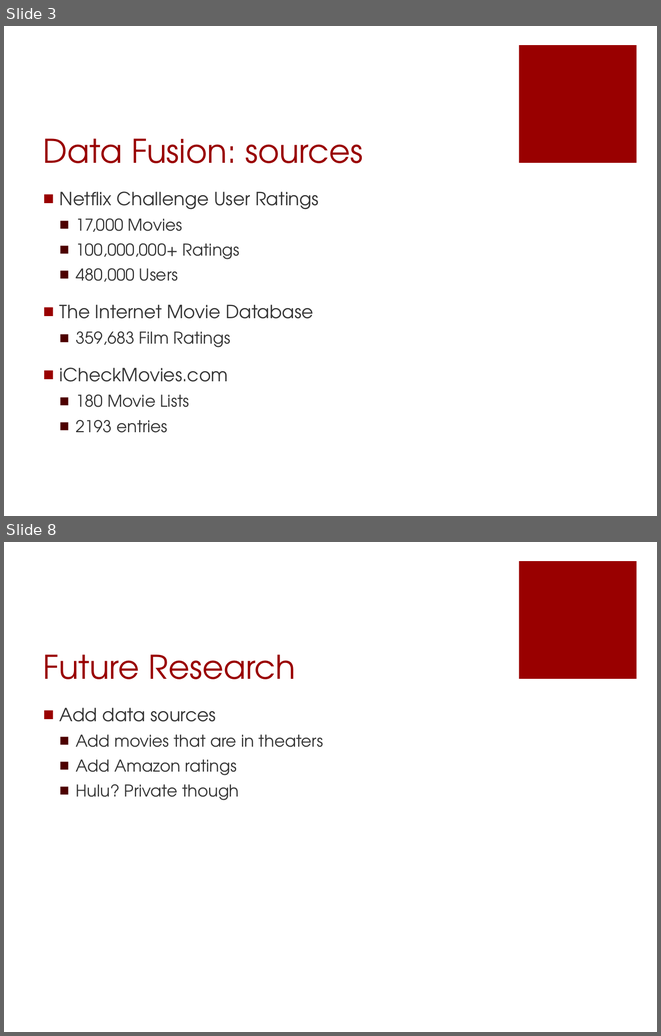
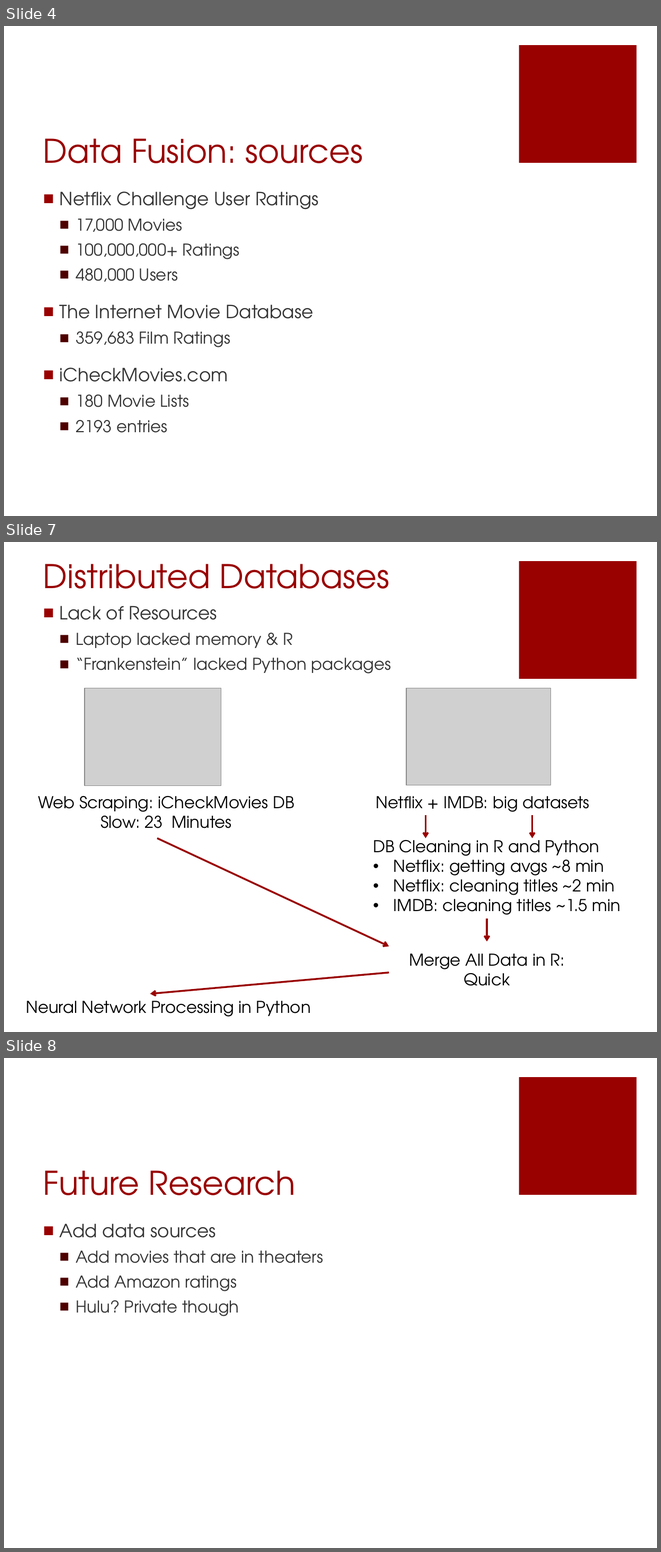
Before and after one commit to scrasmussen/euler-enigma, a slide deck: project/movieML/presentation.pptx. Shown one above the other, each under a label of ours: slides 3 and 8 before the commit, slides 4, 7 and 8 after it; the slides between them are not shown. The pictures are 661x1036 and 661x1552 pixels, drawn with LibreOffice and Linux fonts; fonts in the diff are those of the drawing; grey boxes stand for pictures. Boxes give left, top, right and bottom in pixels: in the first picture for what was removed or moved away, otherwise in the second. Text is boxed around its words. In the diff, an @@ line names an element or a change of style, - is before the commit and + after.

```diff
--- a/project/movieML/presentation.pptx
+++ b/project/movieML/presentation.pptx
@@ slide 7 added at (x1=4, y1=542, x2=657, y2=1032), background #FFFFFF; not listed: 1 template element that a slide beside it also shows @@
@@ title added at (x1=43, y1=564, x2=389, y2=589), 36 pt, text #990000 @@
+Distributed Databases
@@ text added at (x1=60, y1=606, x2=391, y2=673), 18 pt, text #333333 @@
+■ Lack of Resources
+  ■ Laptop lacked memory & R
+  ■ “Frankenstein” lacked Python packages
@@ picture added at (x1=85, y1=688, x2=221, y2=786) @@
@@ picture added at (x1=406, y1=688, x2=550, y2=785) @@
@@ text added at (x1=38, y1=796, x2=294, y2=828), 18 pt, text #000000 @@
+Web Scraping: iCheckMovies DB
+Slow: 23 Minutes
@@ text added at (x1=376, y1=796, x2=589, y2=816), 18 pt, text #000000 @@
+Netflix + IMDB: big datasets
@@ arrow added from (426, 815) to (426, 838), #990000 2 pt @@
@@ arrow added from (532, 815) to (532, 838), #990000 2 pt @@
@@ arrow added from (158, 838) to (389, 946), #990000 2 pt @@
@@ text added at (x1=373, y1=836, x2=620, y2=919), 18 pt, text #000000 @@
+DB Cleaning in R and Python
+• Netflix: getting avgs ~8 min
+• Netflix: cleaning titles ~2 min
+• IMDB: cleaning titles ~1.5 min
@@ arrow added from (486, 918) to (486, 941), #990000 2 pt @@
@@ text added at (x1=409, y1=953, x2=565, y2=986), 18 pt, text #000000 @@
+Merge All Data in R:
+Quick
@@ arrow added from (389, 972) to (150, 993), #990000 2 pt @@
@@ text added at (x1=26, y1=996, x2=311, y2=1016), 18 pt, text #000000 @@
+Neural Network Processing in Python
@@ what was slide 3 is now slide 4 @@
```
Also in this commit, not shown: 3 slides changed, 1 other slide added, 2 slides removed.
